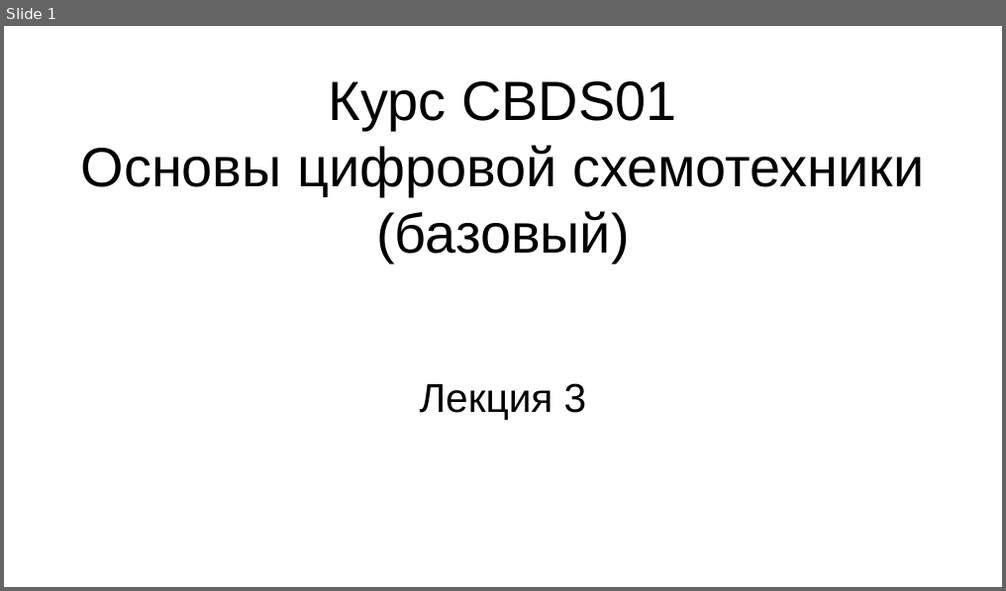
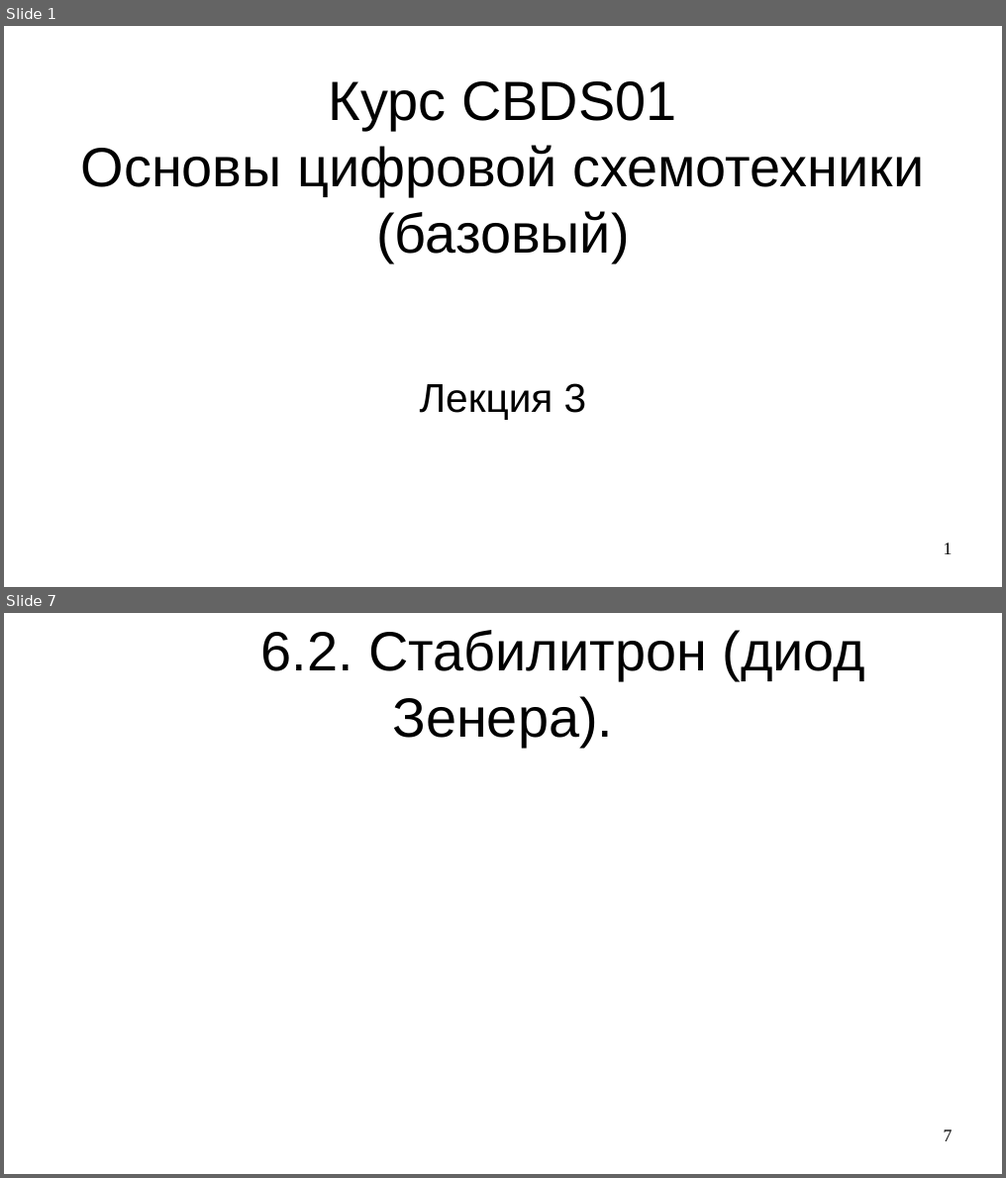
Before and after one commit to steelcraft/stud-lab, a slide deck: Лекции/СBDS01#L3.odp. Shown one above the other, each under a label of ours: slide 1 before the commit, slides 1 and 7 after it; the slides between them are not shown. The pictures are 1006x591 and 1006x1178 pixels, drawn with LibreOffice and Linux fonts; fonts in the diff are those of the drawing. Boxes give left, top, right and bottom in pixels: in the first picture for what was removed or moved away, otherwise in the second. Text is boxed around its words. In the diff, an @@ line names an element or a change of style, - is before the commit and + after.

```diff
--- a/Лекции/СBDS01#L3.odp
+++ b/Лекции/СBDS01#L3.odp
@@ slide 7 added at bbox=[4, 613, 1002, 1174], background #FFFFFF @@
@@ title added at bbox=[261, 630, 866, 747], 44 pt, text #000000 @@
+6.2. Стабилитрон (диод Зенера).
@@ page number added at bbox=[944, 1130, 952, 1142], 14 pt, text #000000 @@
+7
@@ slide 1 changed as well @@
@@ page number added at bbox=[944, 543, 952, 555], 14 pt, text #000000 @@
+1
```
Also in this commit, not shown: 6 other slides added.
